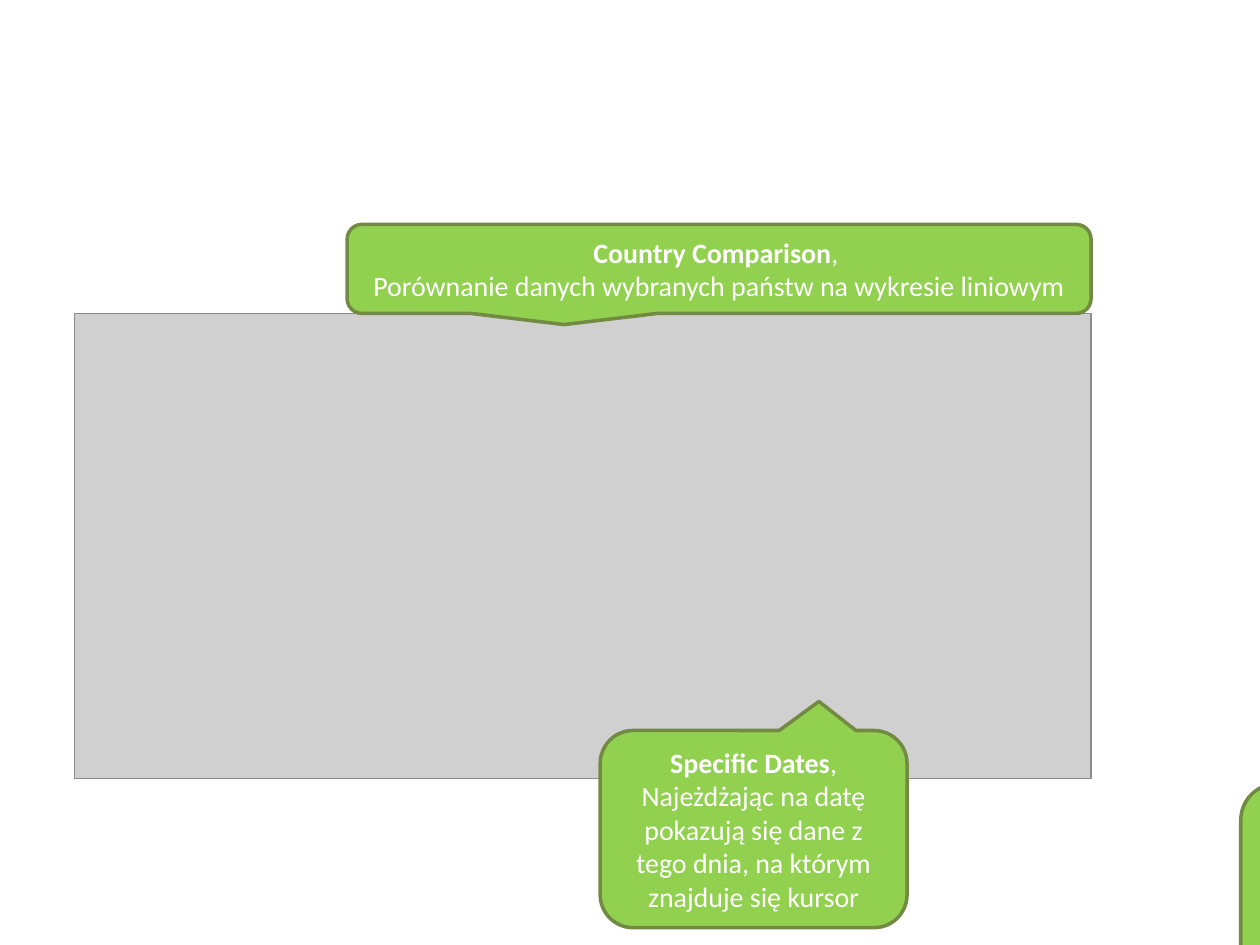
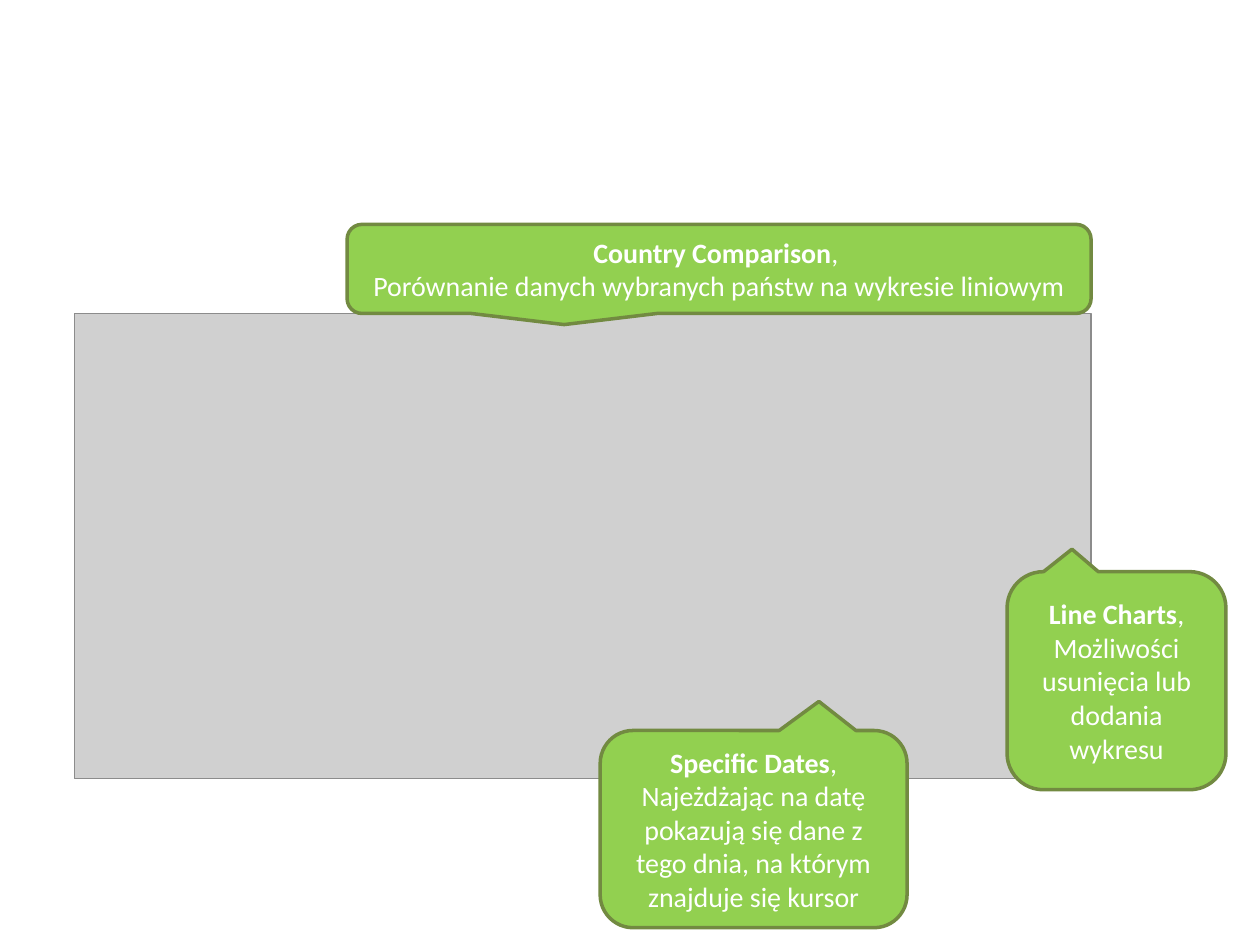
Before and after one commit to janiszewskibartlomiej/COVID-19-Thesis-Postgraduate_studies_on_WSB, a slide deck: slide 9 of docs/WSB_prezentacja_pracy_dyplomowej.pptx. Drawn at 1260x945 pixels with LibreOffice and Linux fonts; fonts in the diff are those of the drawing; grey boxes stand for pictures; background and template pictures are left out. Boxes give left, top, right and bottom in pixels: in the first picture for what was removed or moved away, otherwise in the second. Text is boxed around its words. In the diff, an @@ line names an element or a change of style, - is before the commit and + after.

```diff
--- a/docs/WSB_prezentacja_pracy_dyplomowej.pptx
+++ b/docs/WSB_prezentacja_pracy_dyplomowej.pptx
@@ rounded speech box "Line Charts, Możliwości usunięcia lub ...": place and size @@
-rounded speech box "Line Charts, Możliwości usunięcia lub ..." at [1241, 784, 1260, 945]
+rounded speech box "Line Charts, Możliwości usunięcia lub ..." at [1007, 572, 1226, 790]
```
Also in this commit, not shown: 9 other slides changed, 7 other files.
